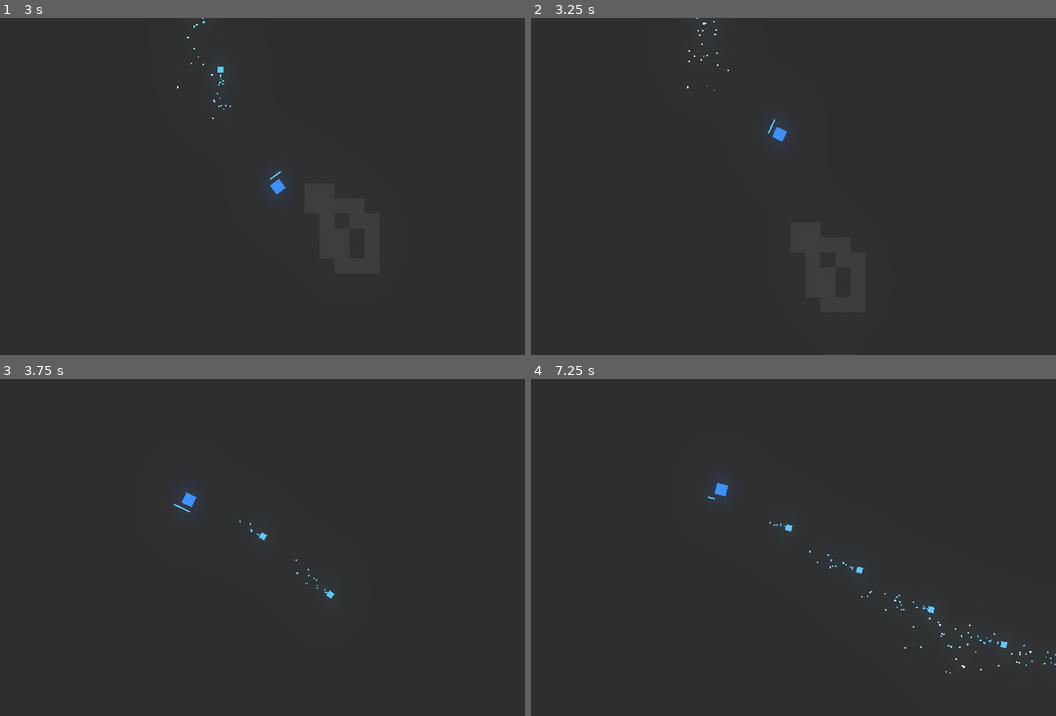
Above: before the commit, frames 1-4 (two rows, left to right).
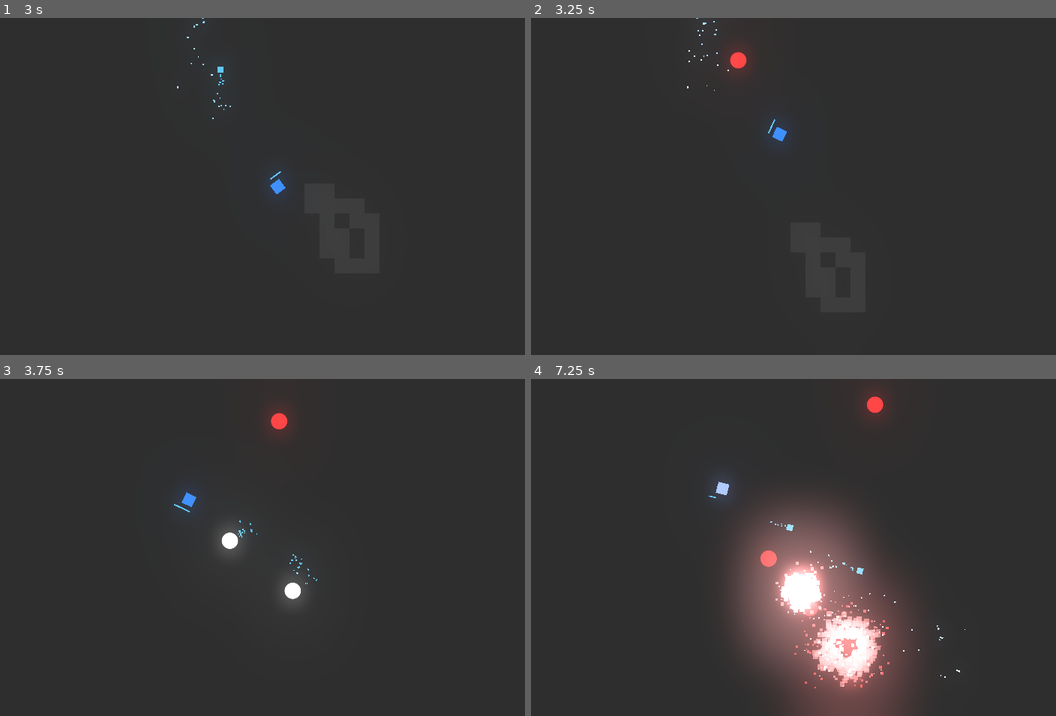
Above: after the commit, the same moments.

Repository: Talamander/unexpected-jam
Game: Godot game, scene res://Level/Arena.tscn
The game is run twice, just before and just after one commit, with the same random seed, the same clock (stepped at 60 frames per second) and the same inputs. Sound files missing from this copy of the repository are replaced by a short silence.
Inputs (mouse positions are in pixels of both pictures, inside the frame that each line leads up to):
- Up to frame 1 (3 s): tap Enter at 0.5 s; move the mouse to (357, 169) at 0.52 s; press the mouse at (357, 169) at 0.53 s; hold Right (ui_right) 0.53-1.28 s; move the mouse to (105, 203) at 1.27 s; release the mouse at (105, 203) at 1.28 s; hold Down (ui_down) 1.28-2.03 s; tap L (toggle_lights) at 1.35, 2.85 s; tap Space at 2 s; move the mouse to (283, 112) at 2.02 s; press the mouse at (283, 112) at 2.03 s; hold Right (ui_right) 2.03-2.78 s; move the mouse to (194, 253) at 2.77 s; release the mouse at (194, 253) at 2.78 s; hold Up (ui_up) from 2.78 s (still down)
- Up to frame 2 (3.25 s): keep holding Up (ui_up)
- Up to frame 3 (3.75 s): move the mouse to (404, 598) at 3.52 s; release Up (ui_up) at 3.53 s; press the mouse at (404, 598) at 3.53 s; hold Left (ui_left) from 3.53 s (still down)
- Up to frame 4 (7.25 s): move the mouse to (578, 496) at 4.27 s; release the mouse at (578, 496) at 4.28 s; tap L (toggle_lights) at 4.35, 5.85 s; move the mouse to (788, 547) at 5.02 s; release Left (ui_left) at 5.03 s; press the mouse at (788, 547) at 5.03 s; hold Down (ui_down) 5.03-5.78 s; move the mouse to (667, 463) at 5.77 s; release the mouse at (667, 463) at 5.78 s; hold Right (ui_right) 5.78-6.53 s; move the mouse to (888, 530) at 6.52 s; press the mouse at (888, 530) at 6.53 s; hold Up (ui_up) from 6.53 s (still down)

Frame 1 is identical in both runs. In frame 2, 0.3% of the frame differs, in the area x 37-42%, y 8-17%; in frame 3, 1.0%; in frame 4, 18%, in the area x 33-100%, y 3-100%.
Error before the commit: Parse Error: Error parsing expression, misplaced: '\n' (res://Enemies/BasicEnemy.gd:20)

Commit message:
Fixed parsing error in enemy script

Diff:
--- a/Enemies/BasicEnemy.gd
+++ b/Enemies/BasicEnemy.gd
@@ -16,8 +16,7 @@
 	motion = move_and_slide(motion)
 
 func get_rotation():
-	var enemyrotation =
-	return enemyrotation
+	pass
 
 
 #This function exists in Enemy parent class, but I decided to also put it here so enemies can be unique
